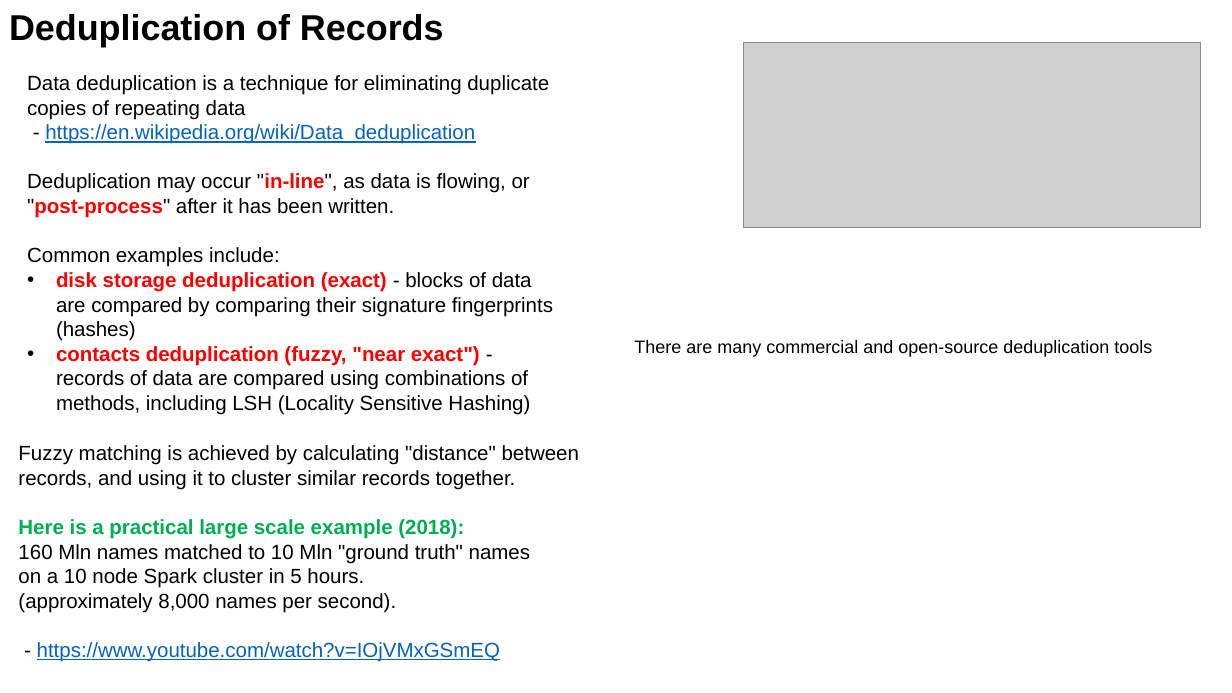
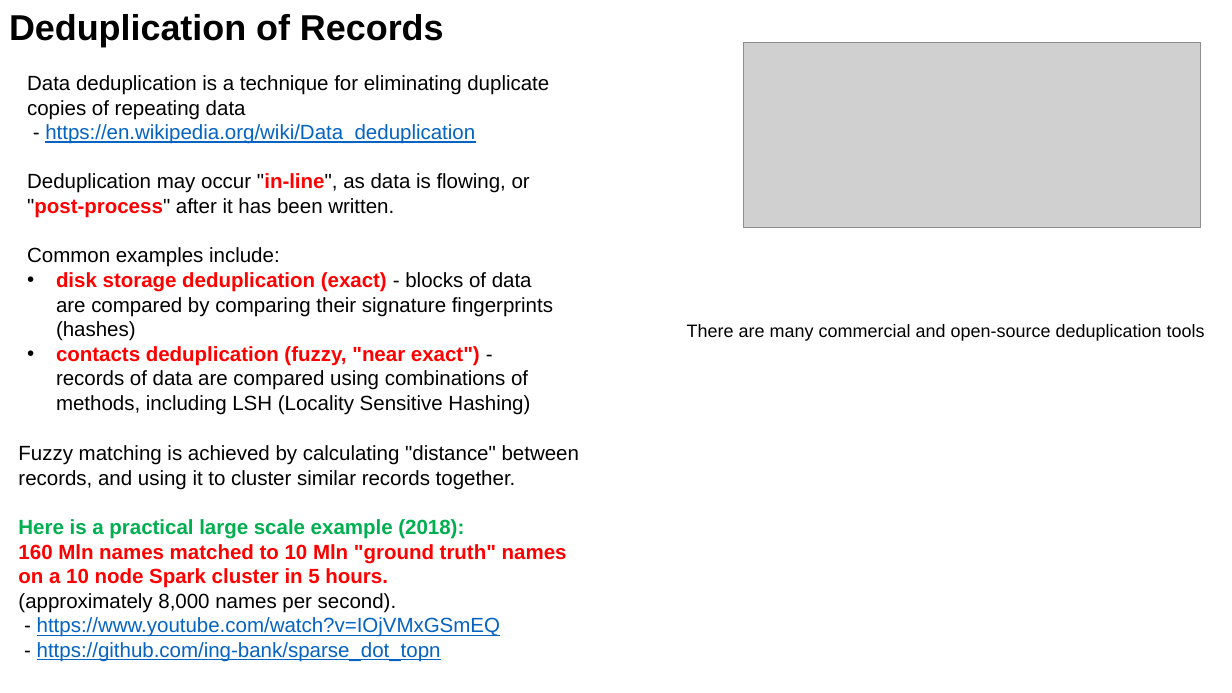
Before and after one commit to lselector/ml_ai_doc, a slide deck: slide 1 of ML_fuzzy_deduplication.pptx. Drawn at 1232x693 pixels with LibreOffice and Linux fonts; fonts in the diff are those of the drawing; grey boxes stand for pictures. Boxes give left, top, right and bottom in pixels: in the first picture for what was removed or moved away, otherwise in the second. Text is boxed around its words. In the diff, an @@ line names an element or a change of style, - is before the commit and + after.

```diff
--- a/ML_fuzzy_deduplication.pptx
+++ b/ML_fuzzy_deduplication.pptx
@@ text "There are many commercial and ...": place and size @@
-text "There are many commercial and ..." at [634,340,1152,357]
+text "There are many commercial and ..." at [687,324,1205,341]
@@ text at [18,544,567,588]: text colour #000000 to #FF0000, bold on in "160 Mln names matched to 10 Mln ...", "on a 10 node Spark cluster in ..." @@
@@ text at [37,642,441,662]: paragraph added @@
+- https://github.com/ing-bank/sparse_dot_topn
```
Also in this commit, not shown: 1 other slide changed.
